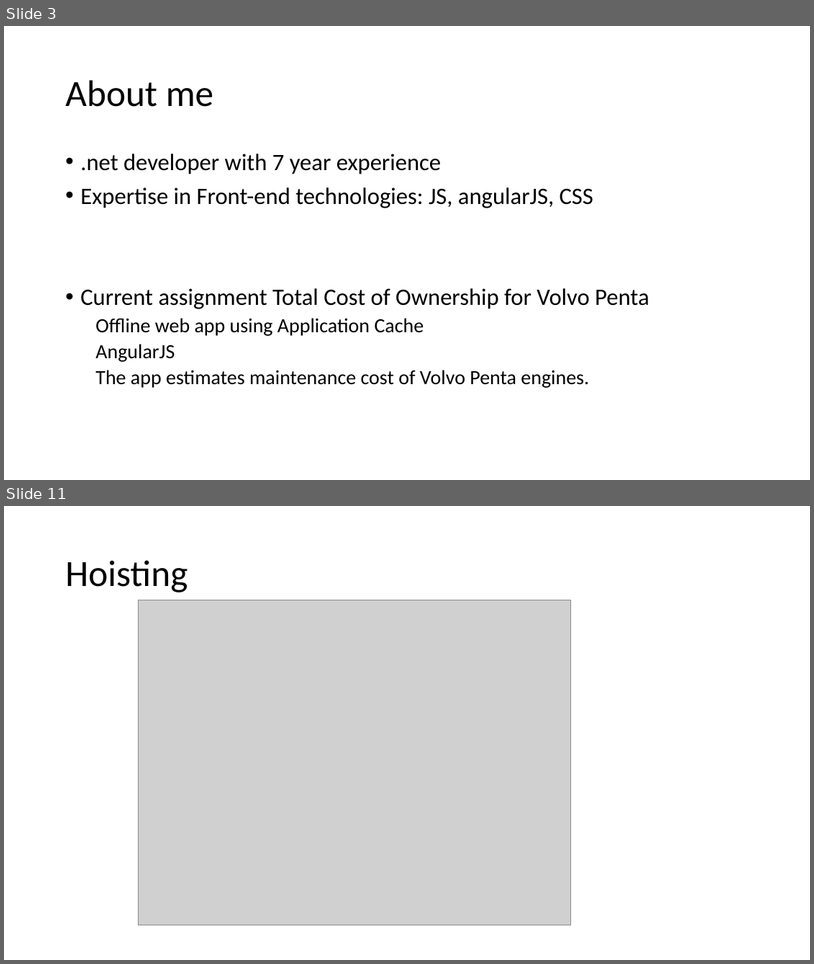
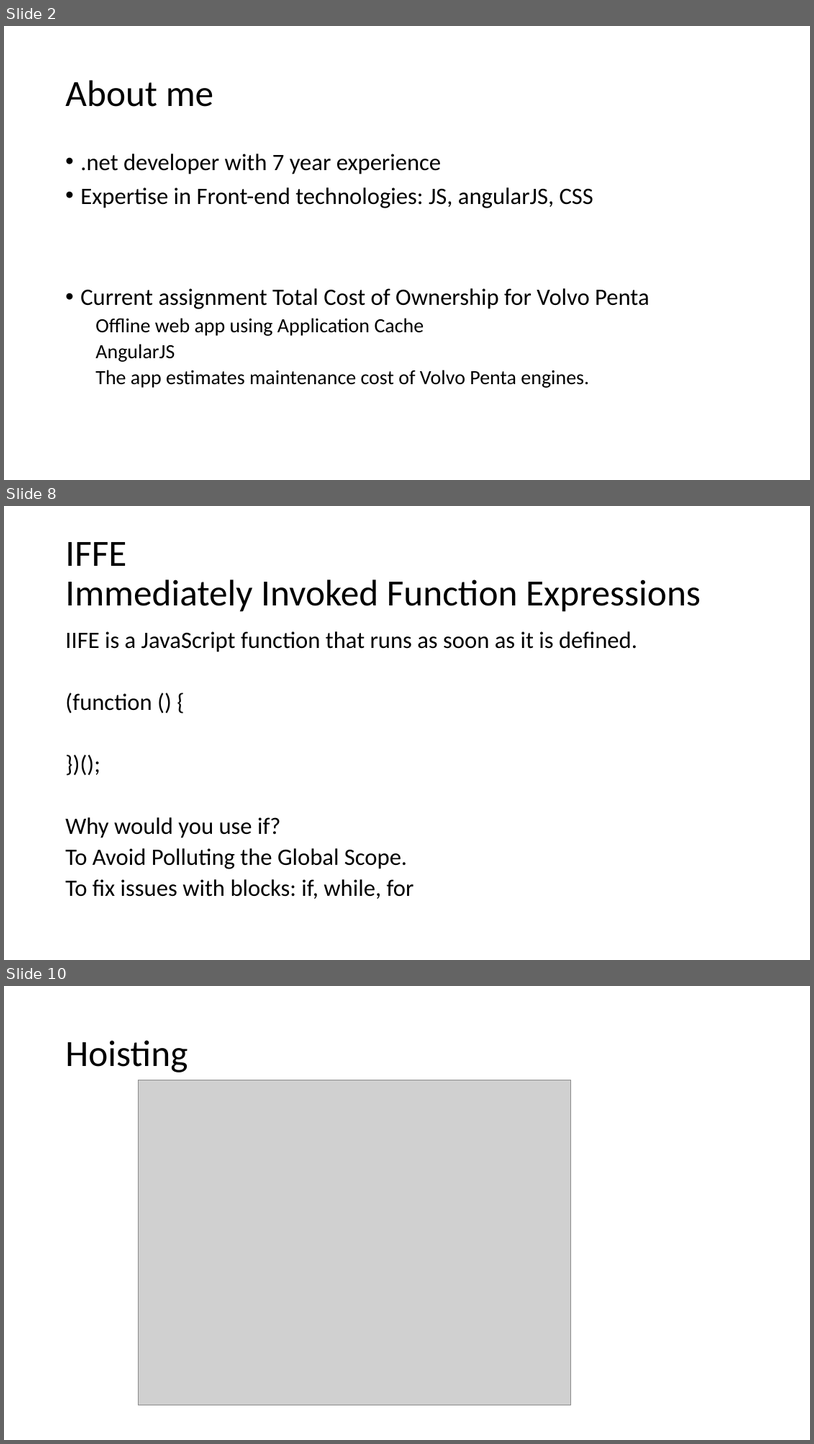
Before and after one commit to dankrz/JsTraining, a slide deck: JsTraining-presentation/JS Training.pptx. Shown one above the other, each under a label of ours: slides 3 and 11 before the commit, slides 2, 8 and 10 after it; the slides between them are not shown. The pictures are 814x964 and 814x1444 pixels, drawn with LibreOffice and Linux fonts; fonts in the diff are those of the drawing; grey boxes stand for pictures. Boxes give left, top, right and bottom in pixels: in the first picture for what was removed or moved away, otherwise in the second. Text is boxed around its words. In the diff, an @@ line names an element or a change of style, - is before the commit and + after.

```diff
--- a/JsTraining-presentation/JS Training.pptx
+++ b/JsTraining-presentation/JS Training.pptx
@@ slide 8 added at <box>4,506,810,960</box>, background #FFFFFF @@
@@ title added at <box>65,542,701,612</box>, 44 pt, text #000000 @@
+IFFE
+Immediately Invoked Function Expressions
@@ text added at <box>65,631,638,898</box>, 28 pt, text #000000 @@
+IIFE is a JavaScript function that runs as soon as it is defined.
+(function () {
+})();
+Why would you use if?
+To Avoid Polluting the Global Scope.
+To fix issues with blocks: if, while, for
@@ what was slide 3 is now slide 2 @@
@@ what was slide 11 is now slide 10 @@
```
Also in this commit, not shown: 7 slides changed, 3 other slides added, 2 slides removed, 6 other files.
